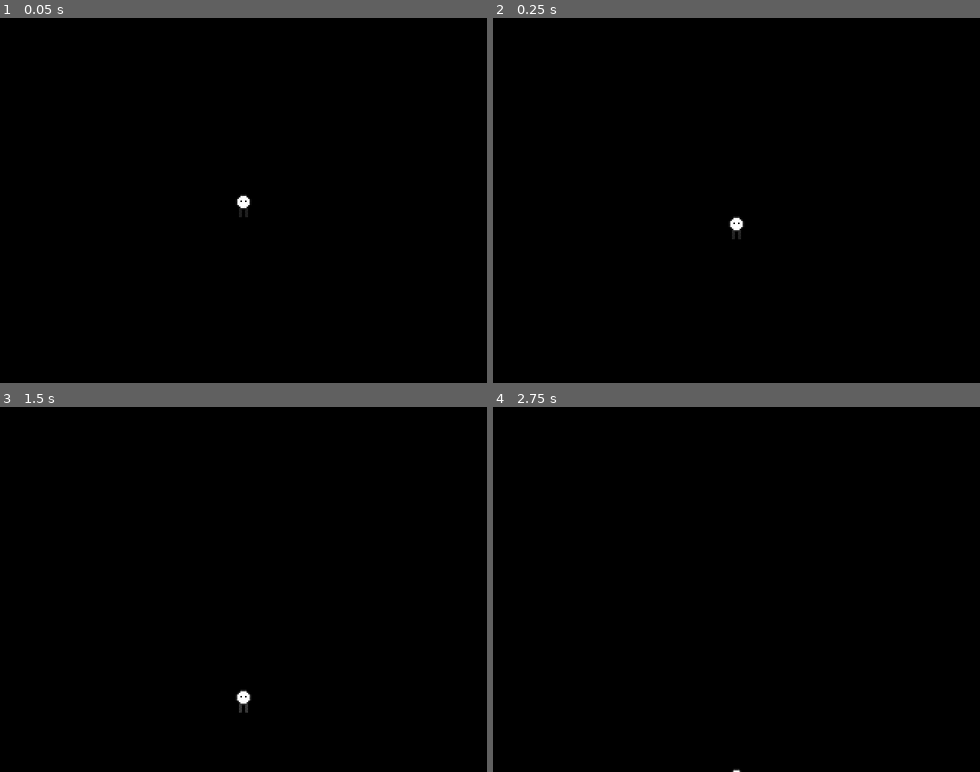
Above: before the commit, frames 1-4 (two rows, left to right).
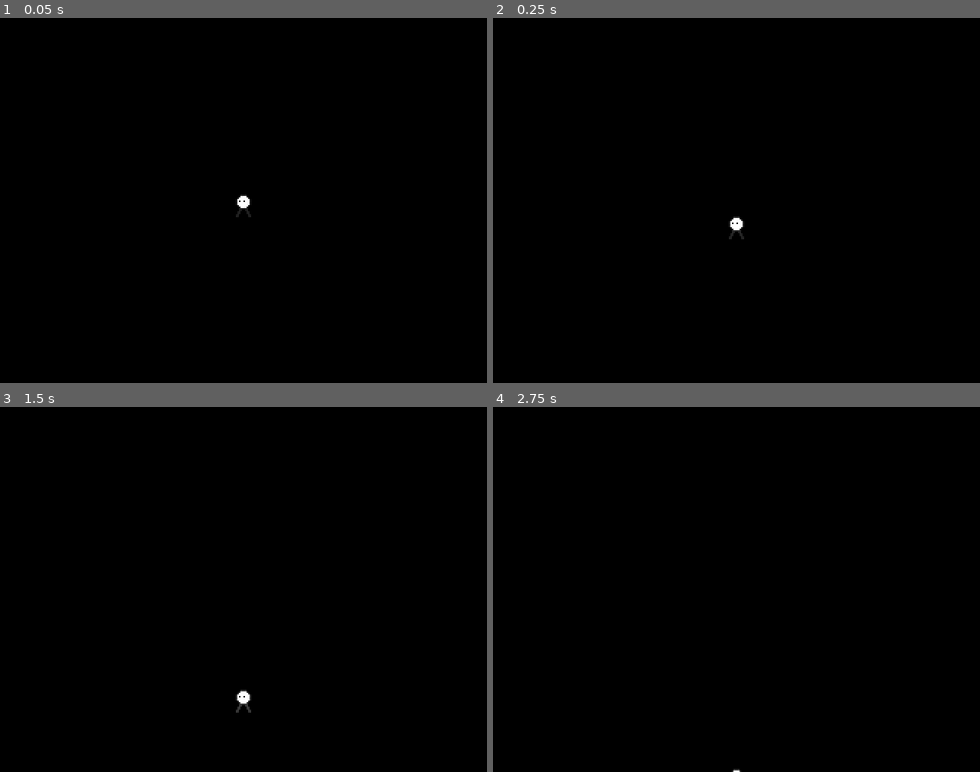
Above: after the commit, the same moments.

Repository: televisionia/untitled-chess-game
Game: Godot game, scene res://Entities/player.tscn
The game is run twice, just before and just after one commit, with the same random seed, the same clock (stepped at 60 frames per second) and the same inputs. This scene is started directly instead of the project's main scene.
Inputs:
- Up to frame 1 (0.05 s): no input
- Up to frame 2 (0.25 s): no input
- Up to frame 3 (1.5 s): hold D (move_right) from 0.53 s (still down); tap W (move_up) at 0.6, 0.77, 1.07, 1.35 s
- Up to frame 4 (2.75 s): tap W (move_up) at 1.52, 1.82, 2.1 s; release D (move_right) at 2.03 s; hold A (move_left) from 2.03 s (still down)

The runs differ from the first frame. In frame 1, less than 0.1% of the frame differs, in the area x 48-52%, y 50-55%; in frame 2, less than 0.1%; in frame 3, less than 0.1%; in frame 4, nothing differs.

Commit message:
Replaced bloated audio files and finished walljump

Diff:
--- a/Entities/player.tscn
+++ b/Entities/player.tscn
@@ -6,14 +6,15 @@
 [ext_resource type="Texture2D" uid="uid://crnxih6rtthnc" path="res://Images/Player/Walk_1.png" id="3_c2ixq"]
 [ext_resource type="Texture2D" uid="uid://qyxho8vpau2t" path="res://Images/Player/Walk_2.png" id="4_5jdoy"]
 [ext_resource type="Texture2D" uid="uid://c3wjv5v25y3dv" path="res://Images/Player/Walk_3.png" id="5_ro8p0"]
+[ext_resource type="Texture2D" uid="uid://b3uw55qh28nkt" path="res://Images/Player/On_wall.png" id="5_yiwmh"]
 [ext_resource type="Texture2D" uid="uid://c8ka7c6barvrk" path="res://Images/Player/Walk_4.png" id="6_pddi7"]
 [ext_resource type="Texture2D" uid="uid://c1lrj576tl8ms" path="res://Images/Player/Walk_5.png" id="7_ybeyp"]
 [ext_resource type="Texture2D" uid="uid://dthdfcm3jskio" path="res://Images/Player/Walk_6.png" id="8_7owd2"]
 [ext_resource type="Texture2D" uid="uid://dumaknq61jo1a" path="res://Images/Player/Walk_7.png" id="9_qgd63"]
 [ext_resource type="Texture2D" uid="uid://c65plx1v4cqg" path="res://Images/Player/Walk_8.png" id="10_ugmfo"]
-[ext_resource type="AudioStream" uid="uid://c5y3m5kxs8l6t" path="res://Sounds/Step_1.wav" id="12_qgjdf"]
-[ext_resource type="AudioStream" uid="uid://dhqb8o6maj0h7" path="res://Sounds/Step_2.wav" id="13_3qm3e"]
-[ext_resource type="AudioStream" uid="uid://bpf1iqt1lg2rv" path="res://Sounds/Step_3.wav" id="14_lpsqk"]
+[ext_resource type="AudioStream" uid="uid://bmtkubtrwk13n" path="res://Sounds/Step_1.ogg" id="13_ggwg4"]
+[ext_resource type="AudioStream" uid="uid://b4cv4dq01y408" path="res://Sounds/Step_2.ogg" id="14_6qat5"]
+[ext_resource type="AudioStream" uid="uid://c8h2plvhn48kl" path="res://Sounds/Step_3.ogg" id="15_vm1j6"]
 
 [sub_resource type="SpriteFrames" id="SpriteFrames_qifcb"]
 animations = [{
@@ -26,6 +27,22 @@
 }],
 "loop": false,
 "name": &"default",
+"speed": 5.0
+}, {
+"frames": [{
+"duration": 1.0,
+"texture": ExtResource("3_c2ixq")
+}],
+"loop": true,
+"name": &"jump",
+"speed": 5.0
+}, {
+"frames": [{
+"duration": 1.0,
+"texture": ExtResource("5_yiwmh")
+}],
+"loop": true,
+"name": &"on_wall",
 "speed": 5.0
 }, {
 "frames": [{
@@ -85,11 +102,11 @@
 
 [sub_resource type="AudioStreamRandomizer" id="AudioStreamRandomizer_robjy"]
 streams_count = 3
-stream_0/stream = ExtResource("12_qgjdf")
+stream_0/stream = ExtResource("13_ggwg4")
 stream_0/weight = 1.0
-stream_1/stream = ExtResource("13_3qm3e")
+stream_1/stream = ExtResource("14_6qat5")
 stream_1/weight = 1.0
-stream_2/stream = ExtResource("14_lpsqk")
+stream_2/stream = ExtResource("15_vm1j6")
 stream_2/weight = 1.0
 
 [node name="Player" type="CharacterBody2D"]
@@ -100,6 +117,7 @@
 [node name="AnimatedSprite2D" type="AnimatedSprite2D" parent="."]
 position = Vector2(0, -6)
 sprite_frames = SubResource("SpriteFrames_qifcb")
+animation = &"jump"
 
 [node name="CollisionShape2D" type="CollisionShape2D" parent="."]
 position = Vector2(0, 2.5)
@@ -131,10 +149,10 @@
 stream = SubResource("AudioStreamRandomizer_robjy")
 
 [node name="RayCastLeft" type="RayCast2D" parent="."]
-target_position = Vector2(-10, 0)
+target_position = Vector2(-8, 0)
 
 [node name="RayCastRight" type="RayCast2D" parent="."]
-target_position = Vector2(10, 0)
+target_position = Vector2(8, 0)
 
 [node name="WallJumpTimer" type="Timer" parent="."]
 
--- a/Entities/player_script.gd
+++ b/Entities/player_script.gd
@@ -45,12 +45,26 @@
 
 func _process(delta):
 	if CURRENT_SPEED > 0:
-		if Input.is_action_pressed("move_left") and is_on_floor():
+		if Input.is_action_pressed("move_left"):
 			_animated_sprite.scale.x = 1
-			_animated_sprite.play("walk")
-		elif Input.is_action_pressed("move_right") and is_on_floor():
+
+			if is_on_floor():
+				_animated_sprite.play("walk")
+			elif RAYCAST_LEFT.is_colliding():
+				_animated_sprite.play("on_wall")
+			else:
+				_animated_sprite.play("jump")
+
+		elif Input.is_action_pressed("move_right"):
 			_animated_sprite.scale.x = -1
-			_animated_sprite.play("walk")
+
+			if is_on_floor():
+				_animated_sprite.play("walk")
+			elif RAYCAST_RIGHT.is_colliding():
+				_animated_sprite.play("on_wall")
+			else:
+				_animated_sprite.play("jump")
+
 		else:
 			_animated_sprite.scale.x = 1
 			_animated_sprite.play("default")
@@ -58,6 +72,8 @@
 func _physics_process(delta):
 	if not is_on_floor():
 		velocity.y += gravity * delta
+		if (RAYCAST_LEFT.is_colliding() and Input.is_action_pressed("move_left")) or (RAYCAST_RIGHT.is_colliding() and Input.is_action_pressed("move_right")):
+			velocity.y -= velocity.y / 5
 
 	var direction = Input.get_axis("move_left", "move_right")
 	if direction and WALL_JUMP_COOLDOWN == false:
@@ -72,8 +88,9 @@
 			velocity.y = CURRENT_JUMP_VELOCITY
 			get_node("Sounds/Step").play()
 		else:
-			if (RAYCAST_LEFT.is_colliding() or RAYCAST_RIGHT.is_colliding()) and WALL_JUMP_COOLDOWN == false:
-				velocity.y = JUMP_VELOCITY
+			if ((RAYCAST_LEFT.is_colliding() or RAYCAST_RIGHT.is_colliding()) and (Input.is_action_pressed("move_left") or Input.is_action_pressed("move_right"))) and WALL_JUMP_COOLDOWN == false:
+				get_node("Sounds/Step").play()
+				velocity.y = JUMP_VELOCITY * 0.8
 				WALL_JUMP_COOLDOWN = true
 				WALL_JUMP_TIMER.start(WALL_JUMP_TIME)
 				if RAYCAST_LEFT.is_colliding():
--- a/chess_2d.tscn
+++ b/chess_2d.tscn
@@ -1,33 +1,33 @@
 [gd_scene load_steps=12 format=3 uid="uid://dd1f466dwc0ob"]
 
 [ext_resource type="Script" path="res://Chess_Script.gd" id="1_1j5yn"]
-[ext_resource type="AudioStream" uid="uid://m7amqehb0kxe" path="res://Sounds/Piece_Kill_1.wav" id="2_vvarn"]
-[ext_resource type="AudioStream" uid="uid://crwl82cxjlg65" path="res://Sounds/Select_Piece_1.wav" id="3_c66fg"]
-[ext_resource type="AudioStream" uid="uid://c47c7ga7kfjkt" path="res://Sounds/Piece_Kill_2.wav" id="3_xxydp"]
-[ext_resource type="AudioStream" uid="uid://dt1h2t8bjm3xb" path="res://Sounds/Select_Piece_2.wav" id="4_rvj86"]
-[ext_resource type="AudioStream" uid="uid://brpfk7rseaob0" path="res://Sounds/Bad.wav" id="4_v4guw"]
-[ext_resource type="AudioStream" uid="uid://bvnc2gi1v0q13" path="res://Sounds/Move_Piece_1.wav" id="4_x8mo3"]
-[ext_resource type="AudioStream" uid="uid://c65eyl4e573a0" path="res://Sounds/Move_Piece_2.wav" id="5_y5kig"]
+[ext_resource type="AudioStream" uid="uid://offf6novkmer" path="res://Sounds/Select_Piece_1.ogg" id="2_85i2v"]
+[ext_resource type="AudioStream" uid="uid://svbmuwjtoauv" path="res://Sounds/Select_Piece_2.ogg" id="3_t401h"]
+[ext_resource type="AudioStream" uid="uid://64utlqli3thf" path="res://Sounds/Move_Piece_1.ogg" id="4_hljed"]
+[ext_resource type="AudioStream" uid="uid://bkfyq08lpwvrf" path="res://Sounds/Move_Piece_2.ogg" id="5_gvkx2"]
+[ext_resource type="AudioStream" uid="uid://ccrhfdnt5m3q2" path="res://Sounds/Piece_Kill_1.ogg" id="6_jk81i"]
+[ext_resource type="AudioStream" uid="uid://juv2qvp2c45l" path="res://Sounds/Piece_Kill_2.ogg" id="7_n4msr"]
+[ext_resource type="AudioStream" uid="uid://bh74egwogi2ot" path="res://Sounds/Bad.ogg" id="8_oexe8"]
 
 [sub_resource type="AudioStreamRandomizer" id="AudioStreamRandomizer_50us5"]
 streams_count = 2
-stream_0/stream = ExtResource("3_c66fg")
+stream_0/stream = ExtResource("2_85i2v")
 stream_0/weight = 1.0
-stream_1/stream = ExtResource("4_rvj86")
+stream_1/stream = ExtResource("3_t401h")
 stream_1/weight = 1.0
 
 [sub_resource type="AudioStreamRandomizer" id="AudioStreamRandomizer_0v53q"]
 streams_count = 2
-stream_0/stream = ExtResource("4_x8mo3")
+stream_0/stream = ExtResource("4_hljed")
 stream_0/weight = 1.0
-stream_1/stream = ExtResource("5_y5kig")
+stream_1/stream = ExtResource("5_gvkx2")
 stream_1/weight = 1.0
 
 [sub_resource type="AudioStreamRandomizer" id="AudioStreamRandomizer_2onlw"]
 streams_count = 2
-stream_0/stream = ExtResource("2_vvarn")
+stream_0/stream = ExtResource("6_jk81i")
 stream_0/weight = 1.0
-stream_1/stream = ExtResource("3_xxydp")
+stream_1/stream = ExtResource("7_n4msr")
 stream_1/weight = 1.0
 
 [node name="Chess2D" type="Control"]
@@ -53,4 +53,4 @@
 stream = SubResource("AudioStreamRandomizer_2onlw")
 
 [node name="Deny" type="AudioStreamPlayer" parent="Sounds"]
-stream = ExtResource("4_v4guw")
+stream = ExtResource("8_oexe8")
Not shown: 1 places in Entities/player.tscn that only renumber resources
Binary file added: Images/Player/On_wall.png
Not shown, added: Images/Player/On_wall.png.import
Not shown, added: Sounds/Bad.ogg.import
Not shown, added: Sounds/Move_Piece_1.ogg.import
Not shown, added: Sounds/Move_Piece_2.ogg.import
Not shown, added: Sounds/Piece_Kill_1.ogg.import
Not shown, added: Sounds/Piece_Kill_2.ogg.import
Not shown, added: Sounds/Select_Piece_1.ogg.import
Not shown, added: Sounds/Select_Piece_2.ogg.import
Not shown, added: Sounds/Step_1.ogg.import
Not shown, added: Sounds/Step_2.ogg.import
(and 11 more such lines)
